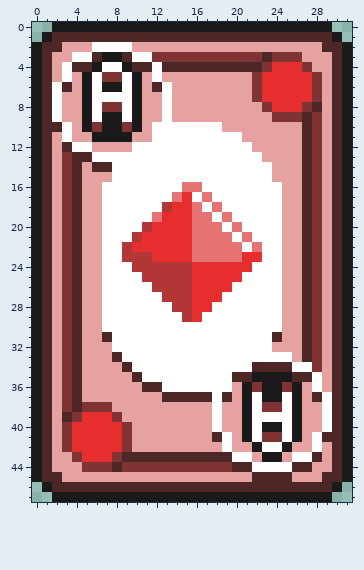
Pixel-art sprite, stored at Sprites/Ad.png. The picture above is the old version.
The file is 32x48 pixels.
After:
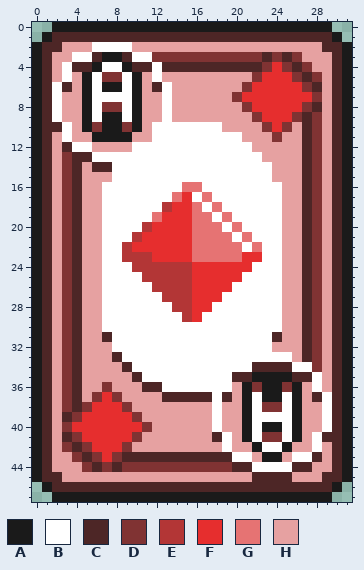
Palette (. is transparent): A #1a1a1a  B #ffffff  C #4d2626  D #803333  E #b33636  F #e62e2e  G #e67373  H #e6a1a1
Edits made:
{"y":3,"x":25,"old":"D","new":"C"}
{"y":4,"x":25,"old":"FF","new":"DC"}
{"y":5,"x":26,"old":"FF","new":"DC"}
{"y":6,"x":21,"old":"HD","new":"DF"}
{"y":6,"x":27,"old":"FD","new":"DC"}
{"y":7,"x":20,"old":"HHD","new":"DFF"}
{"y":8,"x":21,"old":"HHD","new":"DFF"}
{"y":9,"x":22,"old":"HHDD","new":"DFFF"}
{"y":10,"x":23,"old":"HHH","new":"DFD"}
{"y":11,"x":24,"old":"H","new":"D"}
{"y":36,"x":7,"old":"H","new":"D"}
{"y":37,"x":6,"old":"HHH","new":"DFD"}
{"y":38,"x":6,"old":"DDHH","new":"FFFD"}
{"y":39,"x":8,"old":"DHH","new":"FFD"}
{"y":40,"x":9,"old":"DHH","new":"FFD"}
{"y":41,"x":3,"old":"DF","new":"CD"}
{"y":41,"x":9,"old":"DH","new":"FD"}
{"y":42,"x":4,"old":"FF","new":"CD"}
{"y":43,"x":5,"old":"FF","new":"CD"}
{"y":44,"x":6,"old":"D","new":"C"}
{"label":"changed","picture_box":[232,52,322,142]}
{"label":"changed","picture_box":[62,382,152,472]}
